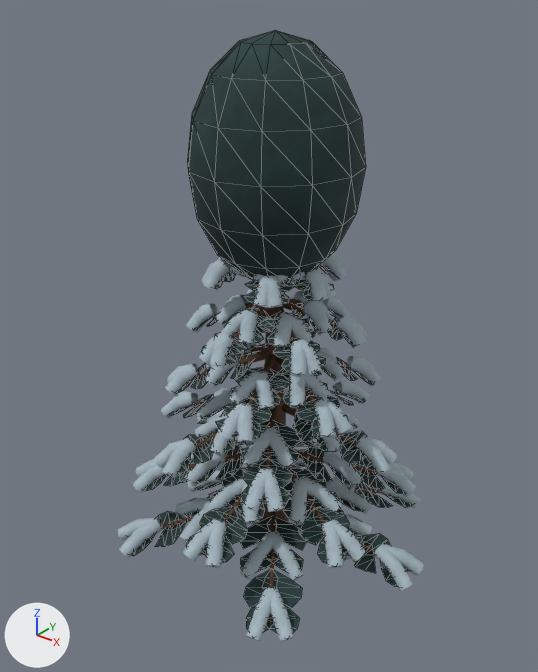
Two versions of the glTF model godot/assets/models/prop_fir_1.glb, one commit apart.
The view is the same before and after, from a camera (50 mm lens) standing at (5.82, -7.4, 8.26) and looking at (-0.05, -0.06, 3.71). Lighting does not change. The marker at lower left points along +X, +Y and +Z. The older version comes first. Mesh edges are drawn as thin lines on the coarser meshes. Where no turn or scale is listed for an object, it has been applied to the vertices. Vertices at exactly the same position are counted once.

In view in the first picture: 'Fir_needles', 'Old_oak', 'Soft_windblown_snow'.
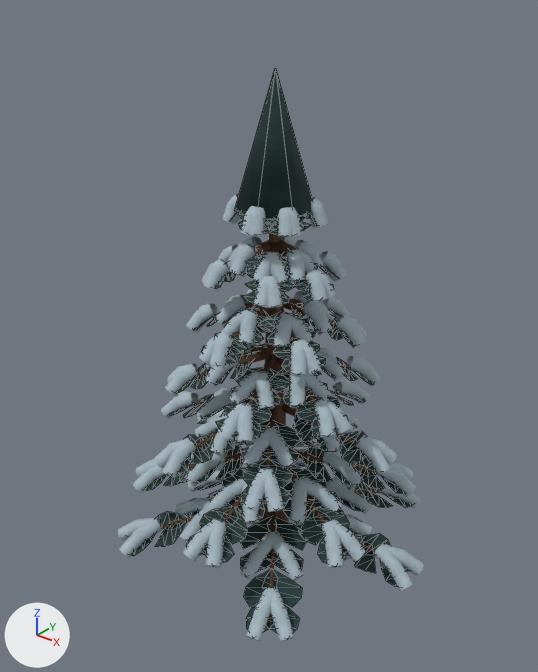
Changed parts and their boxes (x1, y1, x2, y2) in the pictures (538 x 672 px; the box of a moved part takes in the faces that stretch with it):
```json
{"object": "Fir_needles", "change": "reshaped", "before": [130, 30, 412, 639], "after": [130, 69, 412, 639], "on screen": "6% shorter"}
{"part": 1, "of": "me_fir_needles_337", "change": "deleted", "before": [187, 30, 366, 282]}
{"part": 2, "of": "me_fir_needles_337", "change": "moved or reshaped", "after": [235, 69, 313, 219], "on screen": "not visible before"}
```

Scene script edits in JSON lines:
```json
{"block": "me_fir_needles_337", "where": "# used by ob_fir_needles; location = (0.0, 0.0, 0.0)"}
{"op": "remove", "block": "me_fir_needles_337", "code": "me_fir_needles_337.from_pydata(...)  # 2633 vertices, 2224 faces; spans x -2.36..2.37, y -2.07..2.18, z 0.45..7.67"}
{"op": "add", "block": "me_fir_needles_337", "code": "me_fir_needles_337.from_pydata(...)  # 2534 vertices, 2040 faces; spans x -2.36..2.37, y -2.07..2.18, z 0.45..7.24"}
{"block": "me_fir_needles_337", "change": "me_fir_needles_337 part 1: the loose piece of 97 vertices spanning x -1.14..1.14, y -1.14..1.14, z 4.54..7.67 is deleted"}
{"block": "me_fir_needles_337", "change": "me_fir_needles_337 part 2"}
{"block": "me_fir_needles_337", "change": "8 vertices are removed from x -0.18..0.18, y -0.13..0.18, z 6.11..7.24"}
{"block": "me_fir_needles_337", "change": "28 faces are deleted"}
{"block": "me_fir_needles_337", "change": "4 vertices move from x -0.13..0.13, y -0.18..0.13, z 6.11 to x -0.33..0.48, y -0.52..0.42, z 5.54"}
{"block": "me_fir_needles_337", "change": "6 vertices are added at (0.0, -0.01, 7.24), (0.01, 0.0, 7.24), (0.0, 0.01, 7.24), (-0.53, 0.0, 5.54), (0.48, -0.23, 5.54), (0.12, 0.52, 5.54)"}
{"block": "me_fir_needles_337", "change": "24 new faces join them"}
```
